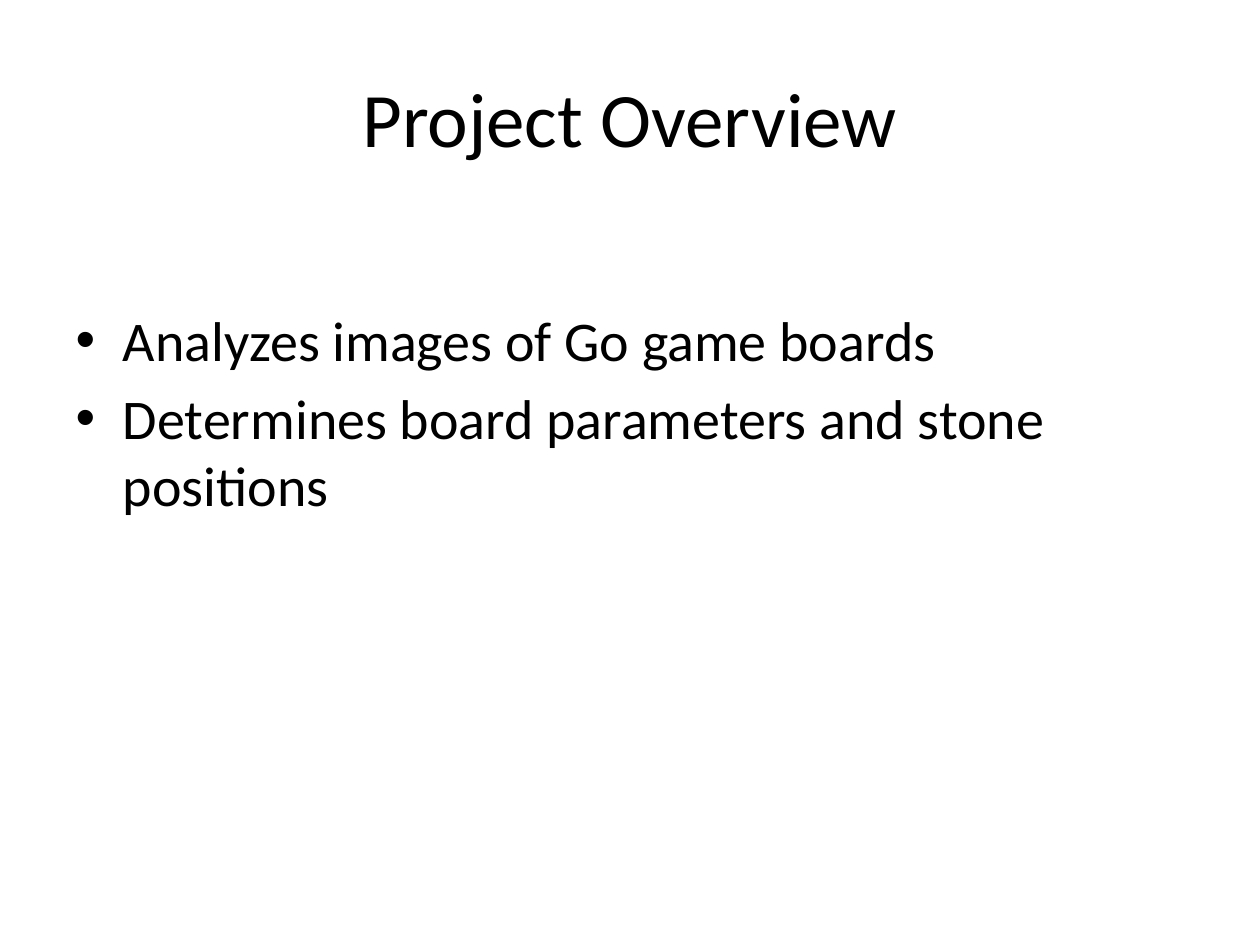
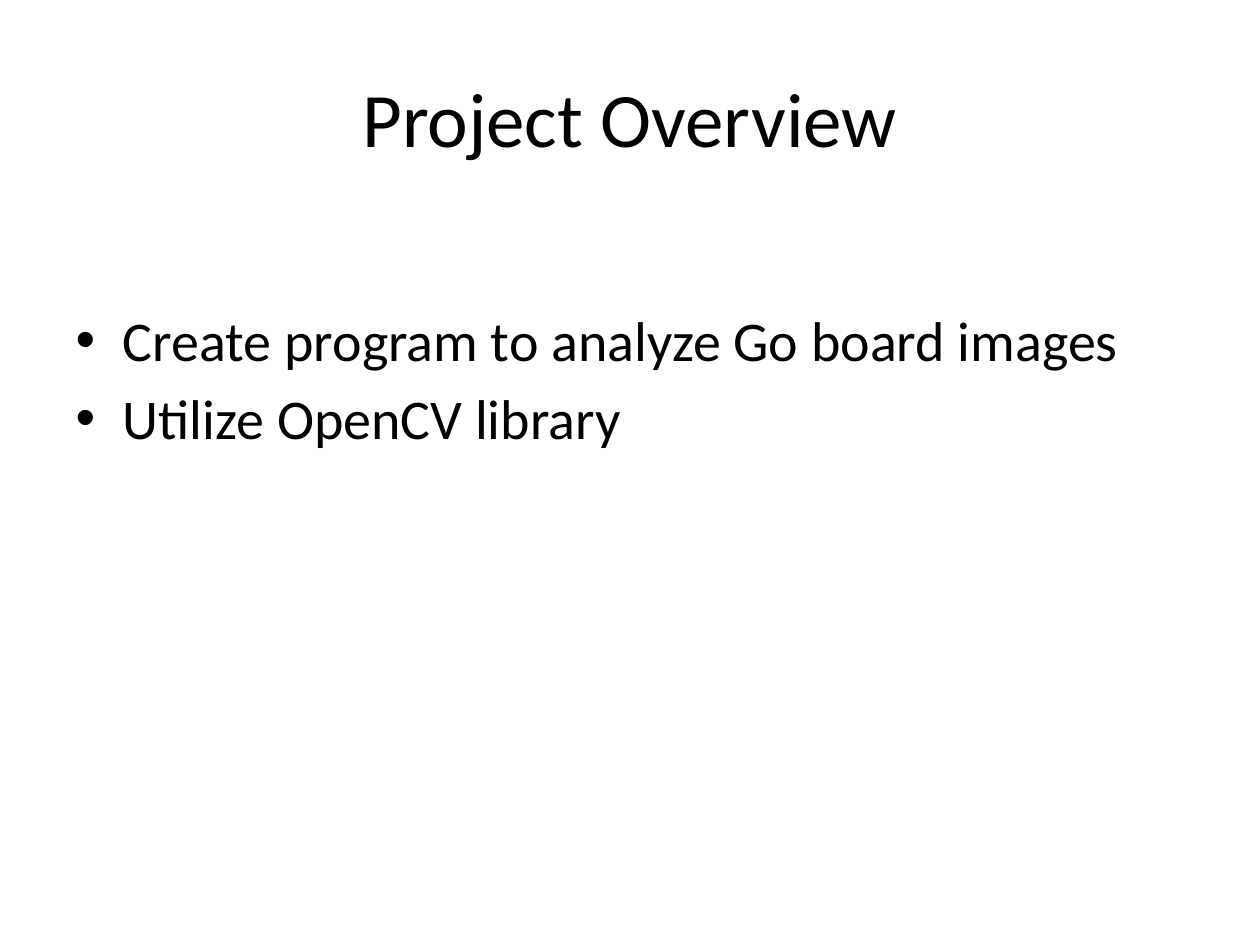
Before and after one commit to skolchin/llm_test, a slide deck: slide 2 of out/go-board-image-recognition.ppt. Drawn at 1260x945 pixels with LibreOffice and Linux fonts; fonts in the diff are those of the drawing. Boxes give left, top, right and bottom in pixels: in the first picture for what was removed or moved away, otherwise in the second. Text is boxed around its words. In the diff, an @@ line names an element or a change of style, - is before the commit and + after.

```diff
--- a/out/go-board-image-recognition.ppt
+++ b/out/go-board-image-recognition.ppt
@@ text at (123,322,1118,448): text changed @@
-• Analyzes images of Go game boards
-• Determines board parameters and stone positions
+• Create program to analyze Go board images
+• Utilize OpenCV library
```
Also in this commit, not shown: 6 other slides changed, 1 slide added, 2 slides removed, 7 other files.
